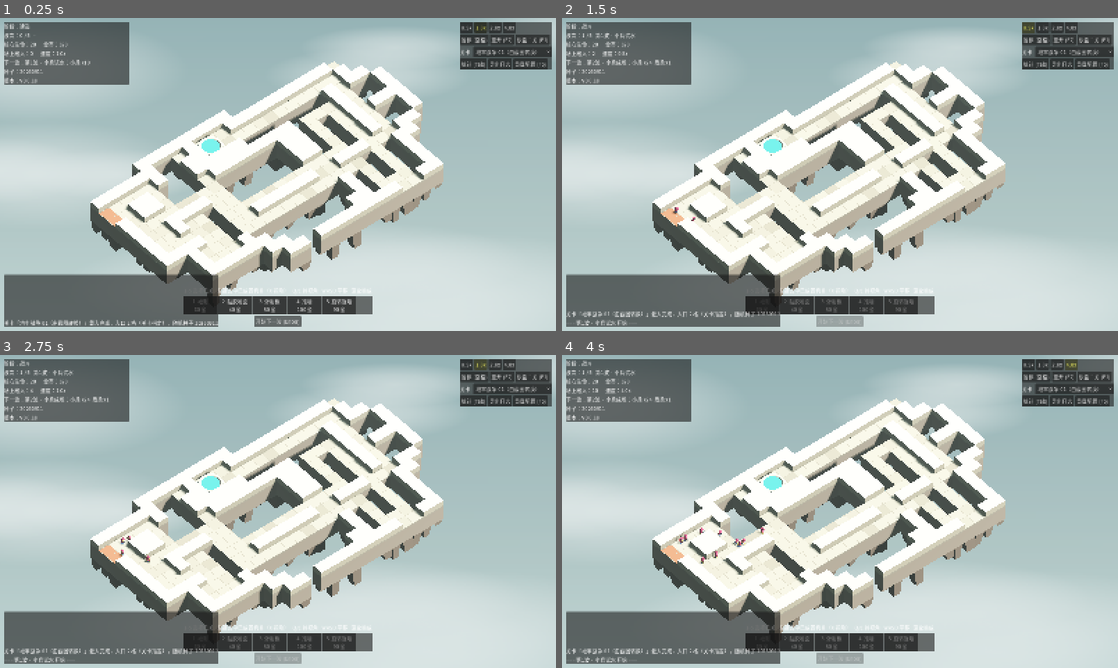
Above: before the commit, frames 1-4 (two rows, left to right).
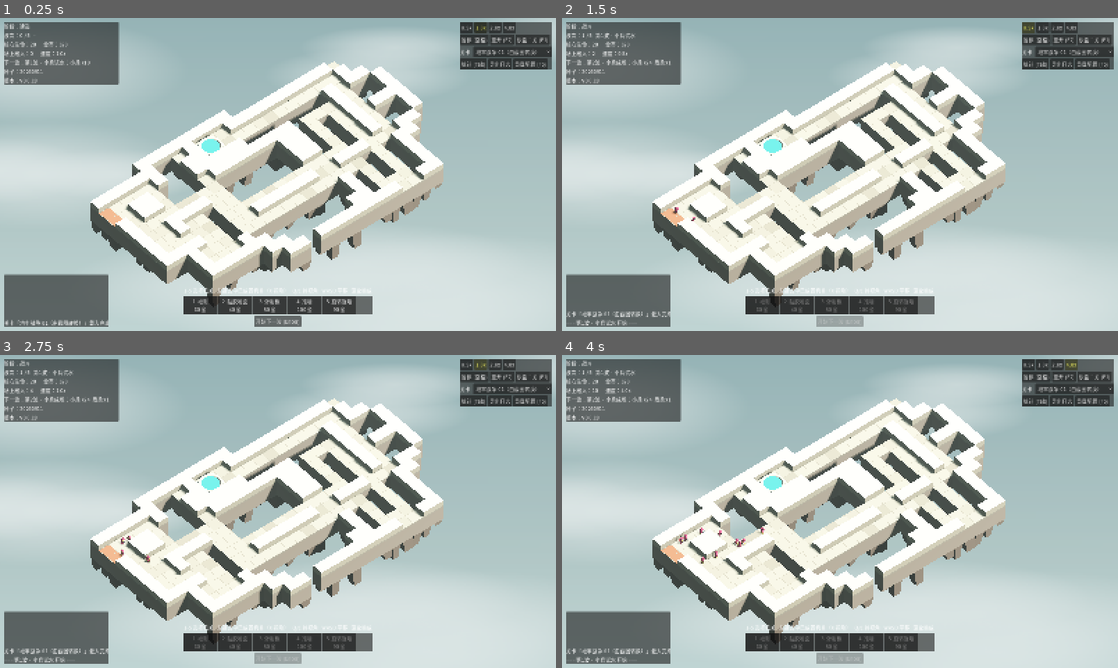
Above: after the commit, the same moments.

Repository: Autinhorse/HumanMustDie
Game: Godot game, scene res://scenes/main.tscn
The game is run twice, just before and just after one commit, with the same random seed, the same clock (stepped at 60 frames per second) and the same inputs.
Inputs:
- Up to frame 1 (0.25 s): no input
- Up to frame 2 (1.5 s): click "开始下一波 (Enter)" at 0.5 s; click "0.5x" at 1.25 s
- Up to frame 3 (2.75 s): click "1.0x" at 2 s
- Up to frame 4 (4 s): click "2.0x" at 2.75 s; click "4.0x" at 3.5 s

The runs differ from the first frame. In frame 1, 3.4% of the frame differs, in the area x 19-40%, y 1-99%; in frame 2, 3.4%; in frame 3, 3.4%; in frame 4, 3.4%.

Commit message:
v0.0.19 腿和护手跟着敌人主色；左下角面板不再挡住机关按钮
腿不是"变蓝了" —— 它们用的 armor_dark 从第一版起就是深蓝，而那个材质
不参与按敌人换色，所以粉色小兵配了双蓝腿。参考图里身体本来也是蓝的所以
不违和，换成粉色就脱节。

- 新增 armor_shade 材质（腿、护手、剑柄），跟着敌人主色走但暗一档，
  暗多少由 art.json 的 anim.shade_darken 控制（默认 0.42）。金色描边、
  剑刃、面罩、剑士的红袖子仍然固定不换色。

界面：
- 所有信息面板（状态/日志/统计/提示）改成 mouse_filter = IGNORE。之前
  它们会吃掉点击，窗口一窄就盖住最左边的机关按钮按不动 —— 这才是按不了
  的真正原因，不只是宽度问题。
- 日志面板宽度 430 -> 300，并对长行截断，不再被"关卡载入完成…"那种长行
  撑宽。状态面板同样处理。

Co-Authored-By: Claude Opus 5 (1M context) <noreply@anthropic.com>
Claude-Session: https://claude.ai/code/session_01VCzWxNk1LcyQr5pasXVQW6

Diff:
--- a/data/art.json
+++ b/data/art.json
@@ -52,7 +52,7 @@
   },
 
   "anim": {
-    "_comment": "跑步动作。相位由走过的距离驱动，所以 stride_ratio 越大步子越大、一个循环耗时越久；其余是各部件的摆动/前倾角度。",
+    "_comment": "跑步动作与配色。shade_darken 是腿/护手相对主色暗多少。相位由走过的距离驱动，所以 stride_ratio 越大步子越大、一个循环耗时越久；其余是各部件的摆动/前倾角度。",
     "leg_swing_deg": 57.0,
     "arm_swing_deg": 60.0,
     "sword_arm_ratio": 0.55,
@@ -60,6 +60,7 @@
     "head_lean_deg": 4.0,
     "bob_height": 0.06,
     "stride_ratio": 0.715,
+    "shade_darken": 0.42,
 
     "per_model": {
       "_comment": "按模型覆盖上面的动作参数。lock_arms 里的手臂保持模型自带的静止姿势，不参与摆动。",
--- a/project.godot
+++ b/project.godot
@@ -11,7 +11,7 @@
 [application]
 
 config/name="HumanMustDie - Prototype A"
-config/version="0.0.18"
+config/version="0.0.19"
 config/description="机关塔防灰盒原型：固定走廊 + 5 种机关 + 小/中/重三类物理敌人"
 run/main_scene="res://scenes/main.tscn"
 config/features=PackedStringArray("4.7", "Forward Plus")
--- a/scripts/ui/hud.gd
+++ b/scripts/ui/hud.gd
@@ -21,6 +21,8 @@
 var speed_buttons: Array[Button] = []
 var trap_buttons: Dictionary = {}
 
+const LOG_WIDTH := 300.0
+
 var _log_lines: PackedStringArray = PackedStringArray()
 var _inspect_text: String = ""
 
@@ -46,7 +48,9 @@
 	# 左上：状态
 	var info := _panel(Vector2(12, 12), Control.PRESET_TOP_LEFT)
 	lbl_status = Label.new()
-	lbl_status.custom_minimum_size = Vector2(360, 0)
+	lbl_status.custom_minimum_size = Vector2(330, 0)
+	lbl_status.clip_text = true
+	lbl_status.mouse_filter = Control.MOUSE_FILTER_IGNORE
 	info.add_child(lbl_status)
 
 	# 右上：控制
@@ -96,6 +100,7 @@
 	root.add_child(bottom)
 
 	lbl_hint = Label.new()
+	lbl_hint.mouse_filter = Control.MOUSE_FILTER_IGNORE
 	lbl_hint.horizontal_alignment = HORIZONTAL_ALIGNMENT_CENTER
 	bottom.add_child(lbl_hint)
 
@@ -113,7 +118,9 @@
 	# 左下：日志
 	var log_panel := _panel(Vector2(12, -12), Control.PRESET_BOTTOM_LEFT)
 	lbl_log = Label.new()
-	lbl_log.custom_minimum_size = Vector2(430, 150)
+	lbl_log.custom_minimum_size = Vector2(LOG_WIDTH, 150)
+	lbl_log.clip_text = true          # 长行截断，不让面板被撑宽
+	lbl_log.mouse_filter = Control.MOUSE_FILTER_IGNORE
 	lbl_log.vertical_alignment = VERTICAL_ALIGNMENT_BOTTOM
 	log_panel.add_child(lbl_log)
 
@@ -121,6 +128,7 @@
 	stats_panel = _panel(Vector2(-12, 200), Control.PRESET_TOP_RIGHT)
 	lbl_stats = Label.new()
 	lbl_stats.custom_minimum_size = Vector2(420, 0)
+	lbl_stats.mouse_filter = Control.MOUSE_FILTER_IGNORE
 	lbl_stats.add_theme_font_override("font", _mono_font())
 	lbl_stats.add_theme_font_size_override("font_size", 13)
 	stats_panel.add_child(lbl_stats)
@@ -178,6 +186,8 @@
 	var p := PanelContainer.new()
 	p.set_anchors_preset(preset)
 	p.position = offset
+	# 信息面板只是显示，不能吃掉点击 —— 否则窗口一窄就会盖住机关按钮按不动
+	p.mouse_filter = Control.MOUSE_FILTER_IGNORE
 	match preset:
 		Control.PRESET_TOP_RIGHT:
 			p.grow_horizontal = Control.GROW_DIRECTION_BEGIN
--- a/scripts/view/actor_view.gd
+++ b/scripts/view/actor_view.gd
@@ -15,6 +15,7 @@
 var ok := false
 
 var _tint_mats: Array[StandardMaterial3D] = []
+var _shade_mats: Array[StandardMaterial3D] = []
 var _base_color := Color.WHITE
 var _leg_swing := 57.0
 var _arm_swing := 60.0
@@ -23,6 +24,7 @@
 var _head_lean := 4.0
 var _bob := 0.06
 var _locked_arms: Array = []
+var _shade_darken := 0.42
 var _sword_free := false
 var _sword_vel := Vector3.ZERO
 var _sword_spin := Vector3.ZERO
@@ -60,6 +62,7 @@
 	for k in per.keys():
 		a[k] = per[k]
 	_locked_arms = a.get("lock_arms", [])
+	_shade_darken = float(a.get("shade_darken", _shade_darken))
 	_leg_swing = float(a.get("leg_swing_deg", _leg_swing))
 	_arm_swing = float(a.get("arm_swing_deg", _arm_swing))
 	_sword_arm_ratio = float(a.get("sword_arm_ratio", _sword_arm_ratio))
@@ -83,10 +86,17 @@
 		if mesh != null:
 			for i in mesh.get_surface_count():
 				var m := mesh.surface_get_material(i)
-				if m != null and String(m.resource_name).begins_with("armor_primary"):
+				if m == null:
+					continue
+				var mname := String(m.resource_name)
+				if mname.begins_with("armor_primary") or mname.begins_with("armor_shade"):
 					var dup: StandardMaterial3D = m.duplicate()
 					node.set_surface_override_material(i, dup)
-					_tint_mats.append(dup)
+					# armor_shade 是腿和护手，跟着主色但暗一档
+					if mname.begins_with("armor_shade"):
+						_shade_mats.append(dup)
+					else:
+						_tint_mats.append(dup)
 	for c in node.get_children():
 		_collect_tint_materials(c)
 
@@ -97,6 +107,9 @@
 func _apply_tint(c: Color) -> void:
 	for m in _tint_mats:
 		m.albedo_color = c
+	var dark: Color = c.darkened(_shade_darken)
+	for m in _shade_mats:
+		m.albedo_color = dark
 
 ## 受伤变暗、减速泛蓝，和原来的胶囊表现一致
 func set_state_tint(hp_ratio: float, slowed: bool) -> void:
Binary file changed: assets/models/shieldman.glb
Binary file changed: assets/models/swordman.glb
Not shown, changed: docs/原型A_运行与实现说明.md
Not shown, changed: tools/blender/build_swordman.py
